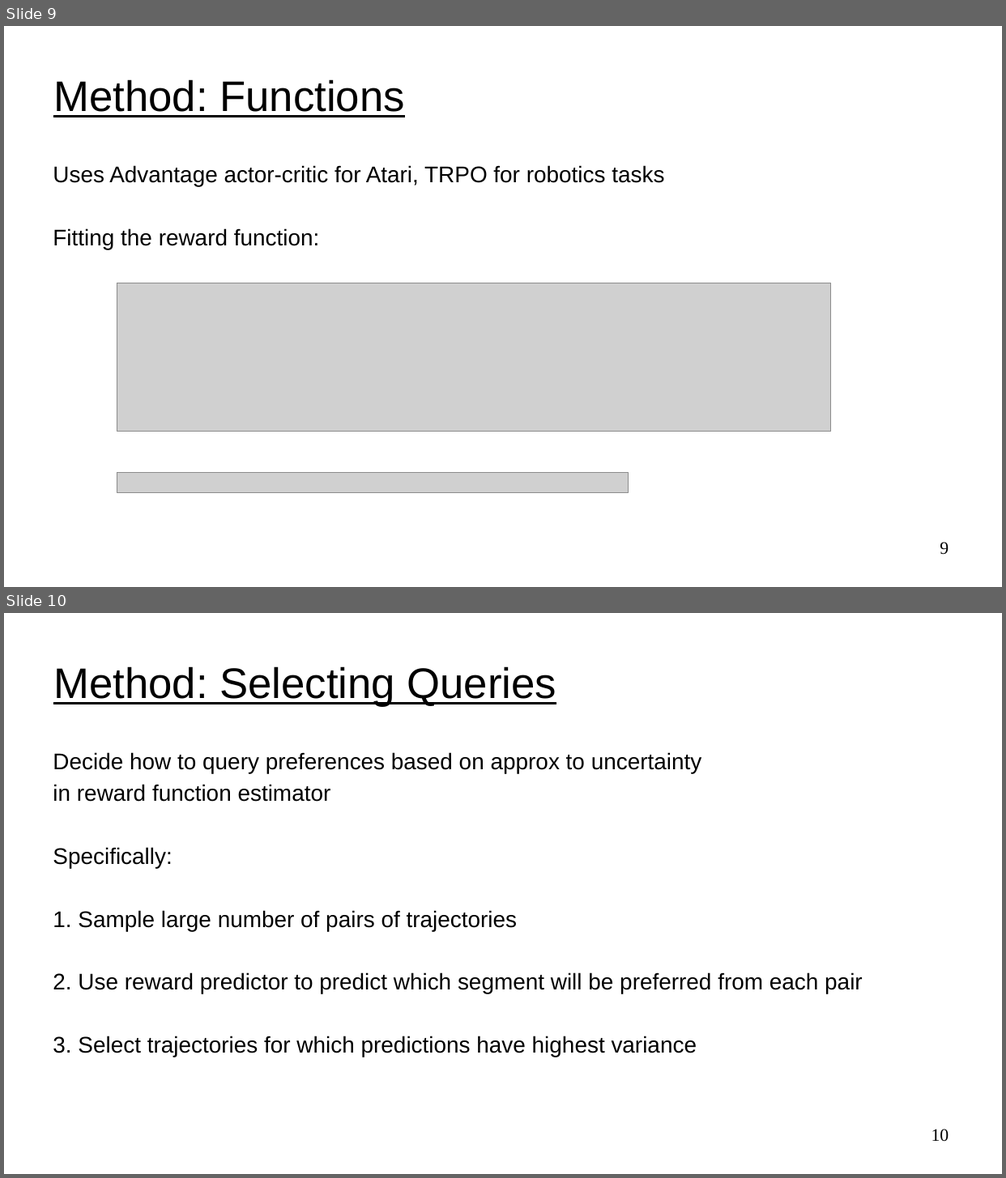
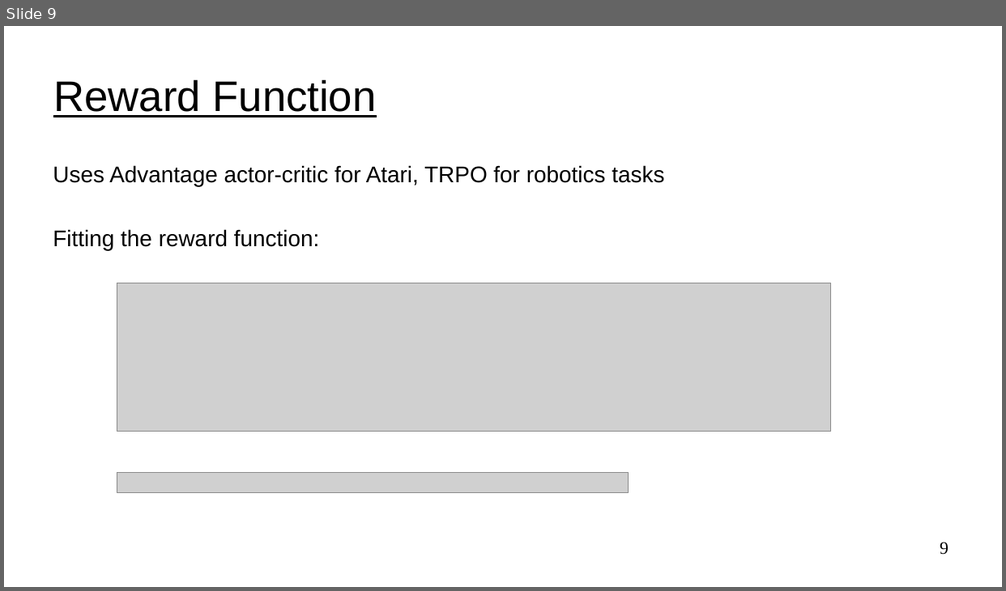
Before and after one commit to UVADS/reinforcement_learning, a slide deck: 11_rl_human_feedback/rlhf.ppt. Shown one above the other, each under a label of ours: slides 9 and 10 before the commit, slide 9 after it. The pictures are 1006x1178 and 1006x591 pixels, drawn with LibreOffice and Linux fonts; fonts in the diff are those of the drawing; grey boxes stand for pictures. Boxes give left, top, right and bottom in pixels: in the first picture for what was removed or moved away, otherwise in the second. Text is boxed around its words. In the diff, an @@ line names an element or a change of style, - is before the commit and + after.

```diff
--- a/11_rl_human_feedback/rlhf.ppt
+++ b/11_rl_human_feedback/rlhf.ppt
@@ slide 10 removed at <box>4,613,1002,1174</box>, background #FFFFFF @@
@@ title removed at <box>53,666,557,707</box> @@
-Method: Selecting Queries
@@ text removed at <box>53,752,863,1058</box> @@
-Decide how to query preferences based on approx to uncertainty
-in reward function estimator
-Specifically:
-1. Sample large number of pairs of trajectories
-2. Use reward predictor to predict which segment will be preferred from each pair
-3. Select trajectories for which predictions have highest variance
@@ page number removed at <box>931,1129,949,1142</box> @@
-10
@@ slide 9 changed as well @@
@@ title at <box>53,79,377,118</box>: text changed @@
-Method: Functions
+Reward Function
```
Also in this commit, not shown: 10 other slides changed, 3 slides added, 1 other file.
